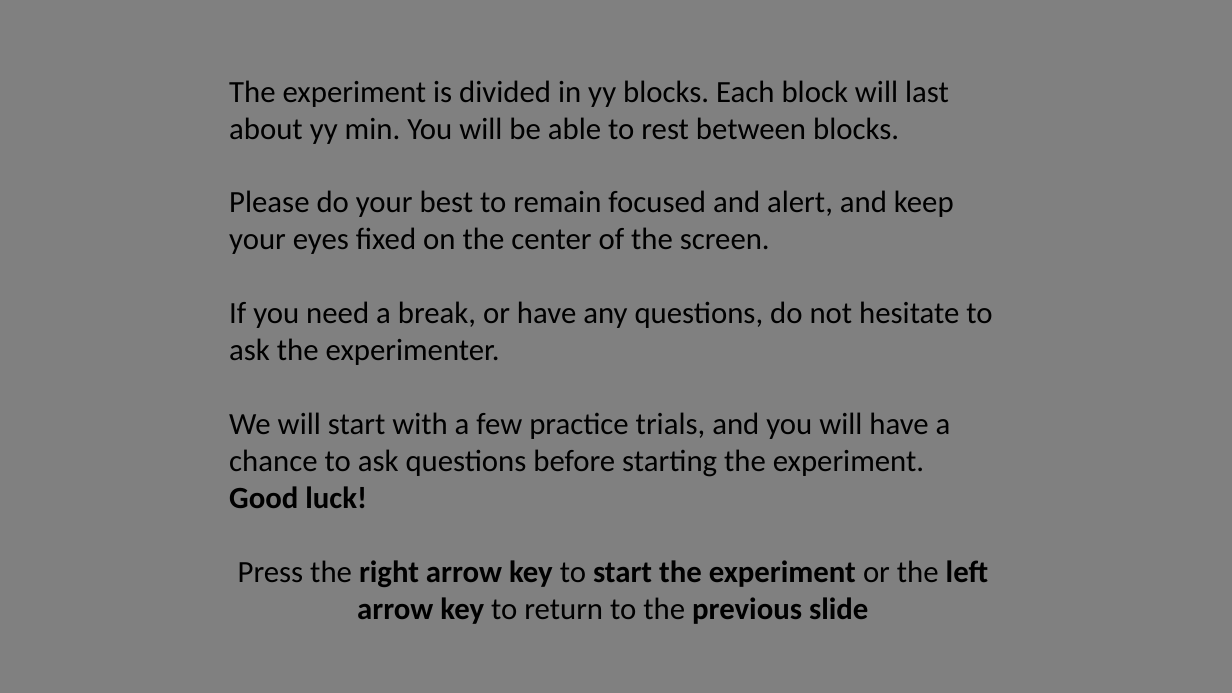
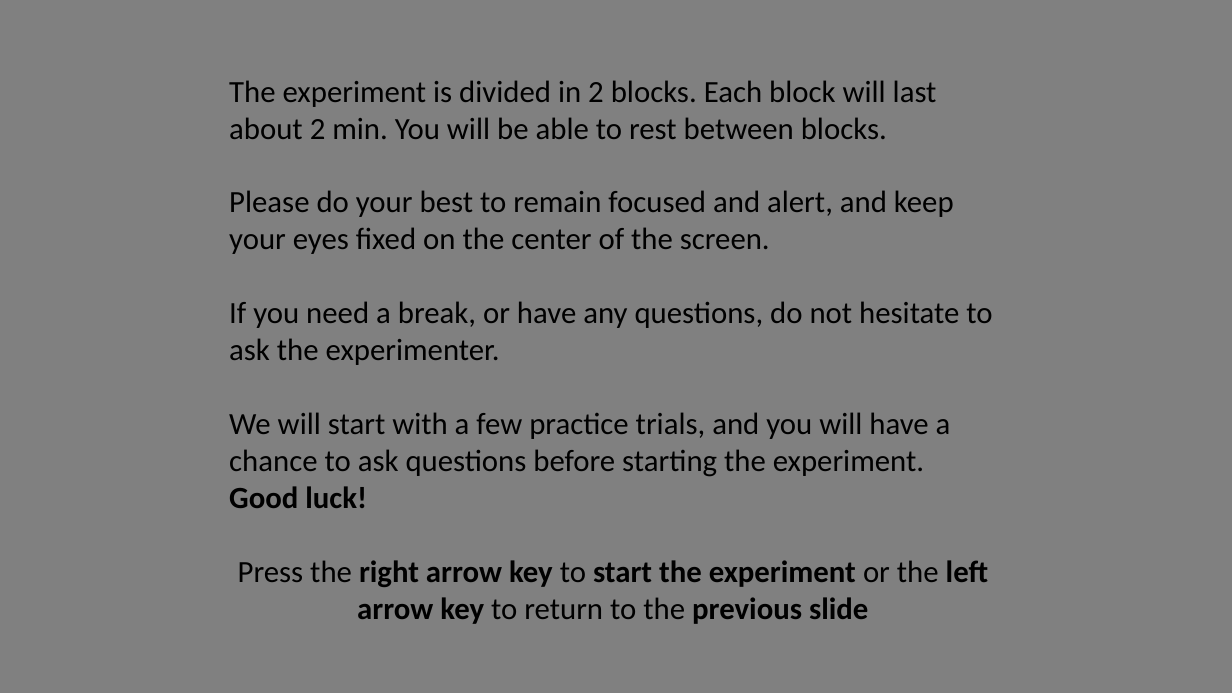
Before and after one commit to michaengeser/pep_wp4, a slide deck: slide 12 of instructions/Instructions.pptx (slide 9 before the commit). Drawn at 1232x693 pixels with LibreOffice and Linux fonts; fonts in the diff are those of the drawing. Boxes give left, top, right and bottom in pixels: in the first picture for what was removed or moved away, otherwise in the second. Text is boxed around its words. In the diff, an @@ line names an element or a change of style, - is before the commit and + after.

```diff
--- a/instructions/Instructions.pptx
+++ b/instructions/Instructions.pptx
@@ text at (229,80,937,139): text changed @@
-The experiment is divided in yy blocks. Each block will last about yy min. You will be able to rest between blocks.
+The experiment is divided in 2 blocks. Each block will last about 2 min. You will be able to rest between blocks.
```
Also in this commit, not shown: 7 other slides changed, 4 slides added, 1 slide removed, 54 other files.
